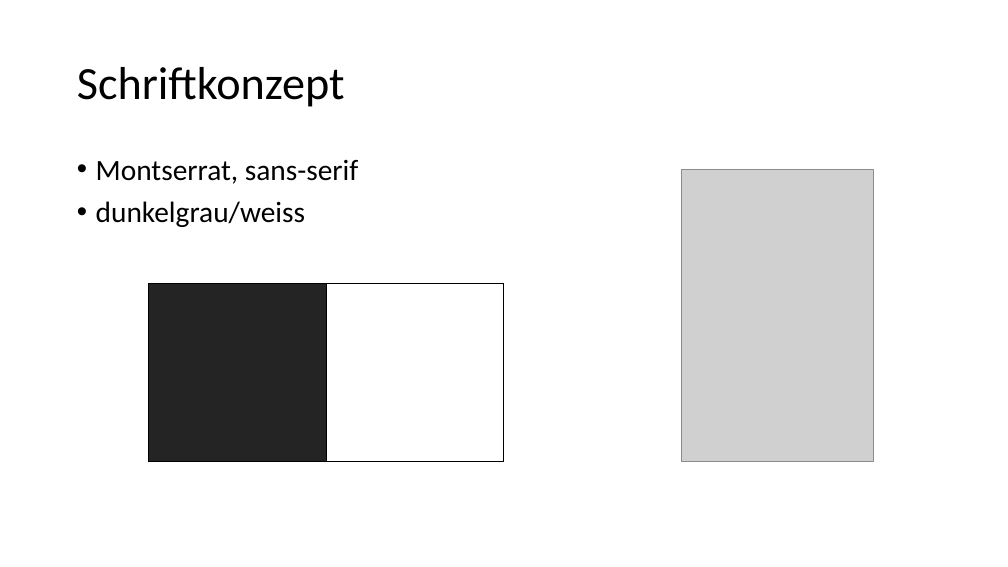
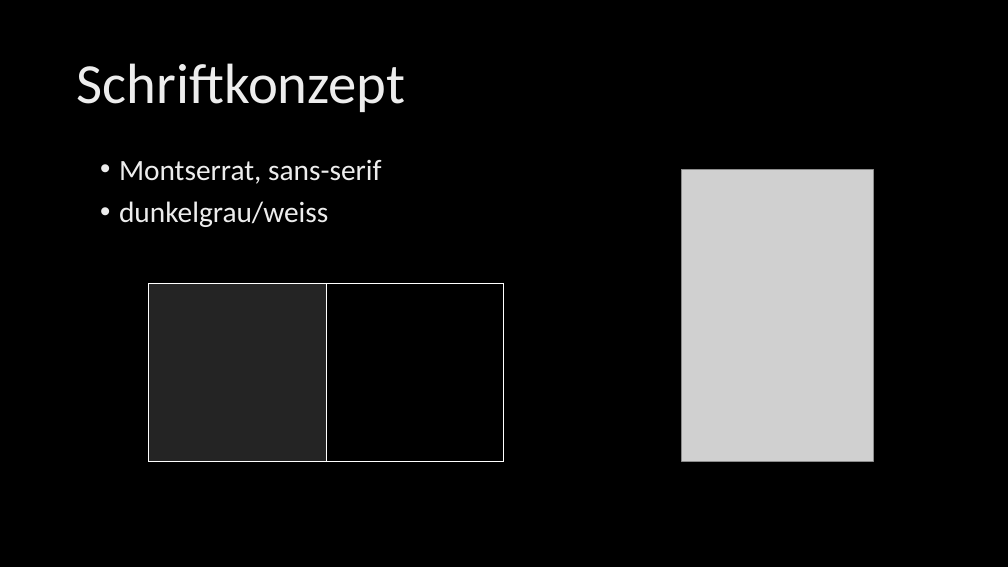
Before and after one commit to zioerjens/School_GIBB, a slide deck: slide 4 of m152_presentation.pptx. Drawn at 1008x567 pixels with LibreOffice and Linux fonts; fonts in the diff are those of the drawing; grey boxes stand for pictures; background and template pictures are left out. Boxes give left, top, right and bottom in pixels: in the first picture for what was removed or moved away, otherwise in the second. Text is boxed around its words. In the diff, an @@ line names an element or a change of style, - is before the commit and + after.

Commit message:
some changes

```diff
--- a/m152_presentation.pptx
+++ b/m152_presentation.pptx
@@ background #FFFFFF to picture (left out) @@
@@ title "Schriftkonzept" at (x1=77, y1=63, x2=406, y2=112): size 44 to 54 pt, text colour #000000 to gradient #DEDEDE to #EDEDED to #FFFFFF @@
@@ text "Montserrat, sans-serif" moved from (x1=96, y1=160, x2=359, y2=227) to (x1=119, y1=160, x2=382, y2=227) @@
@@ text "Montserrat, sans-serif" at (x1=119, y1=160, x2=382, y2=227): text colour #000000 to gradient #DEDEDE to #EDEDED to #FFFFFF @@
@@ rectangle at (x1=148, y1=284, x2=326, y2=461): outline #000000 1 pt to #FFFFFF 1 pt @@
@@ rectangle at (x1=327, y1=284, x2=504, y2=461): fill #FFFFFF to #000000; outline #000000 1 pt to #FFFFFF 1 pt @@
```
Also in this commit, not shown: 7 other slides changed, 1 slide added.
